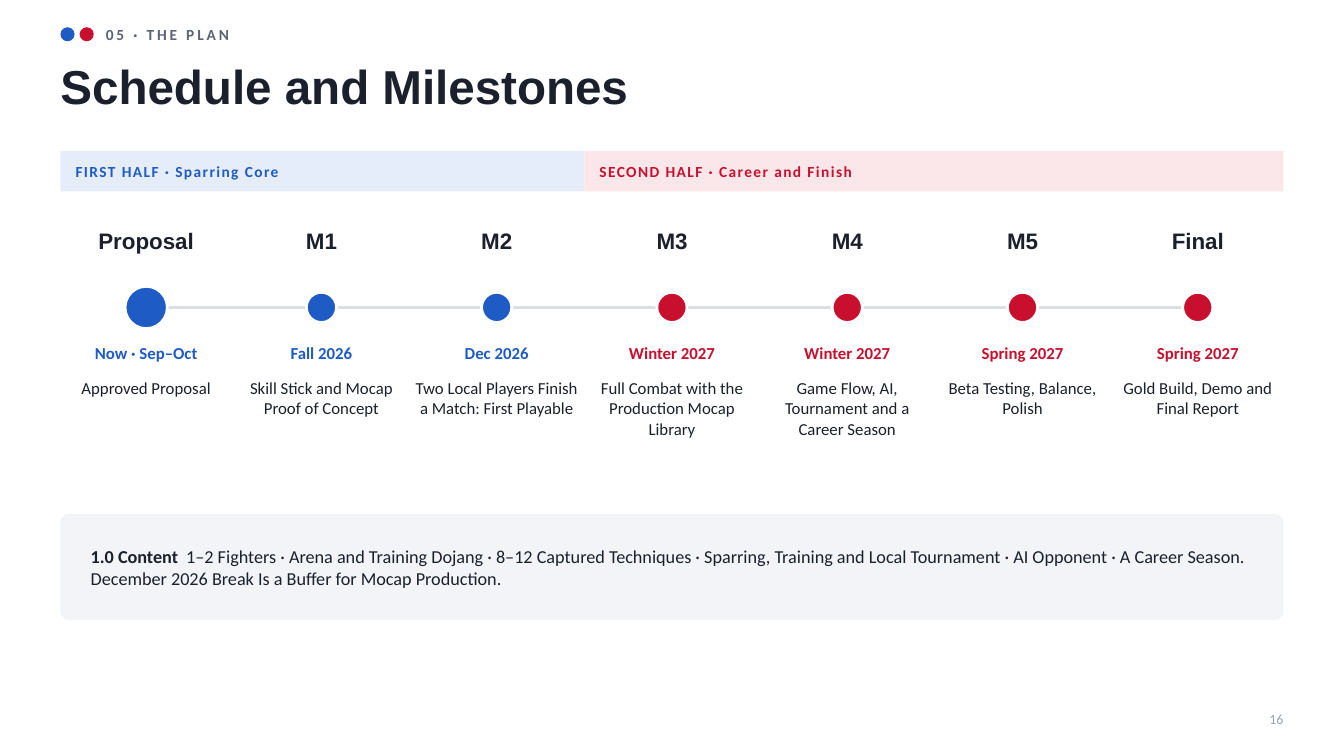
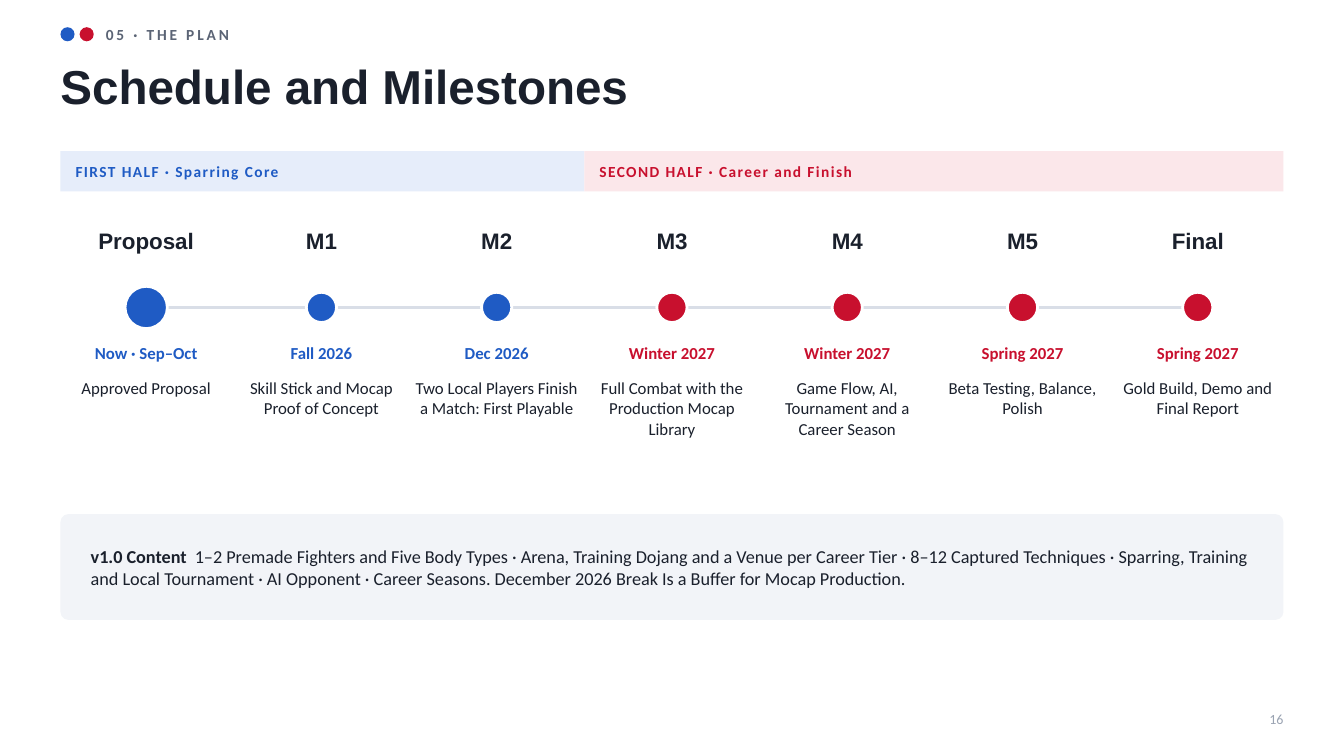
Before and after one commit to JosephDriedger/Open-Stance-Gyeorugi, a slide deck: slide 16 of Docs/GDD_D1P_OpenStance.pptx. Drawn at 1344x756 pixels with LibreOffice and Linux fonts; fonts in the diff are those of the drawing. Boxes give left, top, right and bottom in pixels: in the first picture for what was removed or moved away, otherwise in the second. Text is boxed around its words. In the diff, an @@ line names an element or a change of style, - is before the commit and + after.

```diff
--- a/Docs/GDD_D1P_OpenStance.pptx
+++ b/Docs/GDD_D1P_OpenStance.pptx
@@ text at [91, 550, 1247, 588]: text changed @@
-1.0 Content 1–2 Fighters · Arena and Training Dojang · 8–12 Captured Techniques · Sparring, Training and Local Tournament · AI Opponent · A Career Season. December 2026 Break Is a Buffer for Mocap Production.
+v1.0 Content 1–2 Premade Fighters and Five Body Types · Arena, Training Dojang and a Venue per Career Tier · 8–12 Captured Techniques · Sparring, Training and Local Tournament · AI Opponent · Career Seasons. December 2026 Break Is a Buffer for Mocap Production.
```
Also in this commit, not shown: 2 other slides changed, 7 other files.
